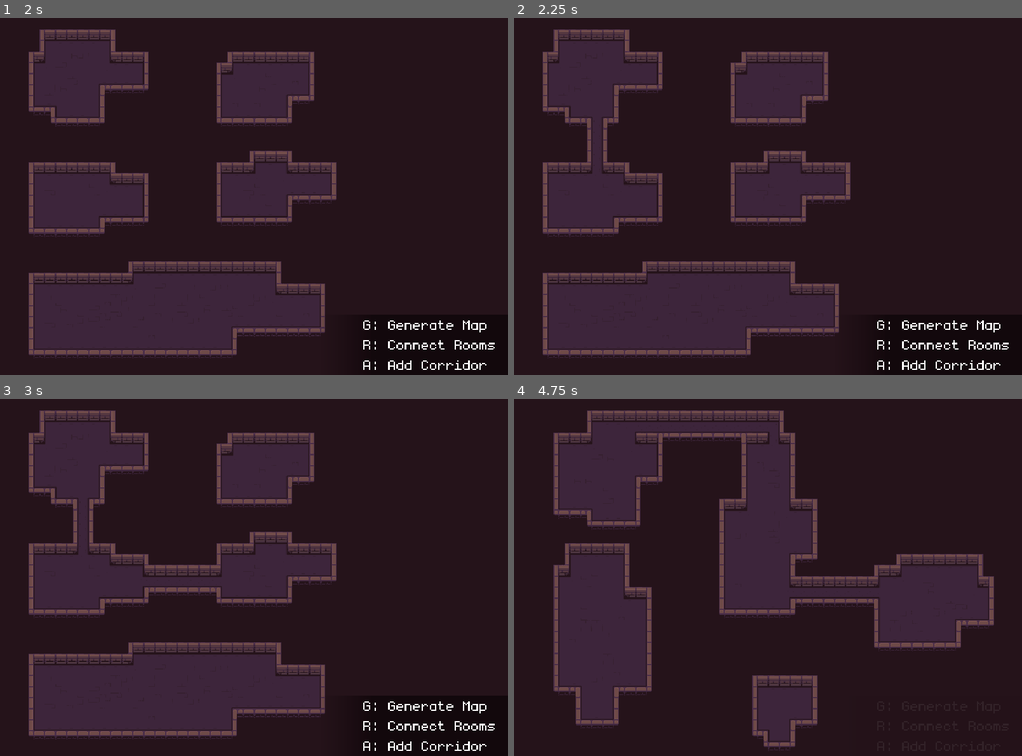
Above: before the commit, frames 1-4 (two rows, left to right).
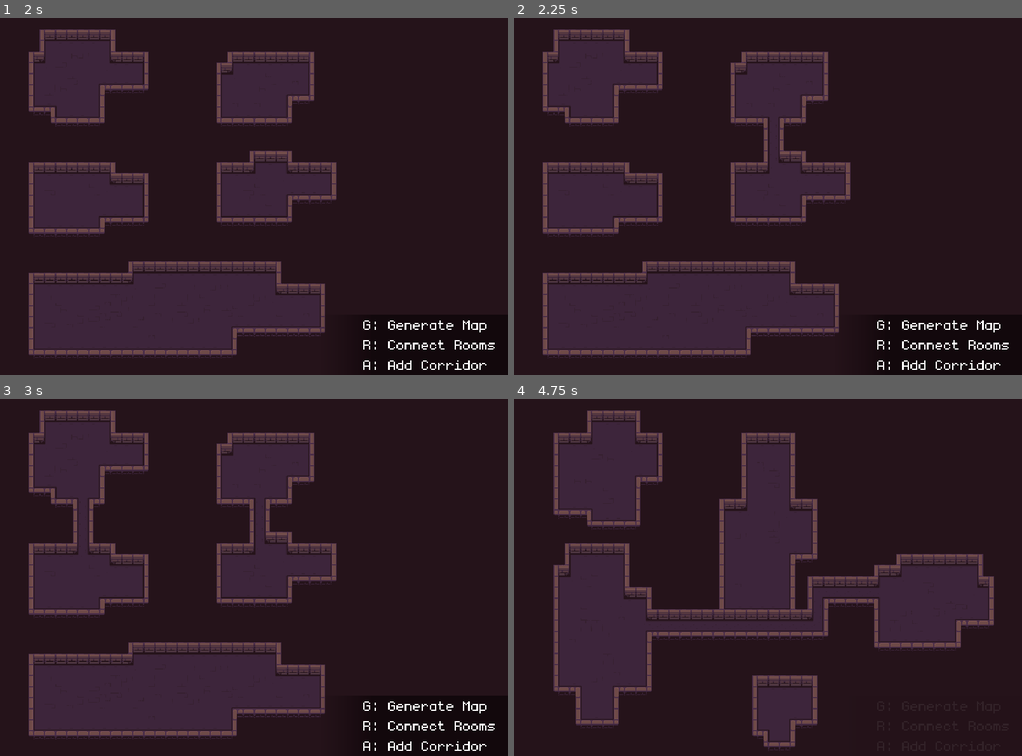
Above: after the commit, the same moments.

Repository: stefanhacks/roguemap_generator
Game: Godot game, scene res://scenes/tests/test_map_generator.tscn
Two runs of this game, one before a commit and one after it. Both use one fixed random seed, a clock stepped at 60 frames per second and the inputs below.
Inputs (mouse positions are in pixels of both pictures, inside the frame that each line leads up to):
- Up to frame 1 (2 s): tap Enter at 0.5 s; move the mouse to (365, 178) at 0.52 s; hold A (add) 0.53-1.28 s; tap G (generate) at 0.8, 1.35 s; tap Space at 1.25 s; move the mouse to (152, 214) at 1.27 s; click (152, 214) at 1.55 s
- Up to frame 2 (2.25 s): tap Enter at 2 s; move the mouse to (818, 117) at 2.02 s; hold A (add) from 2.03 s (still down); click (818, 117) at 2.1 s
- Up to frame 3 (3 s): tap Space at 2.75 s; move the mouse to (228, 648) at 2.77 s; release A (add) at 2.78 s; tap A (add) at 2.85 s
- Up to frame 4 (4.75 s): tap G (generate) at 3.05 s; tap Enter at 3.5 s; move the mouse to (920, 631) at 3.52 s; hold Down (decrease_height) 3.53-4.28 s; click (920, 631) at 3.8 s; move the mouse to (615, 523) at 4.27 s; tap Left (decrease_width) at 4.35 s; tap A (add) at 4.55 s

Frame 1 is identical in both runs. In frame 2, 0.8% of the frame differs, in the area x 13-55%, y 27-44%; in frame 3, 1.3%; in frame 4, 4.3%, in the area x 23-63%, y 3-68%.
Error before the commit: Invalid access of index '0' on a base object of type: 'Array[Node]'. (res://scenes/components/map_generator.gd:77)

Commit message:
Added double tap and bugfix.

Diff:
--- a/project.godot
+++ b/project.godot
@@ -73,6 +73,11 @@
 "events": [Object(InputEventKey,"resource_local_to_scene":false,"resource_name":"","device":-1,"window_id":0,"alt_press …(191 unchanged characters)…
 ]
 }
+click={
+"deadzone": 0.5,
+"events": [Object(InputEventMouseButton,"resource_local_to_scene":false,"resource_name":"","device":-1,"window_id":0,"alt_pressed":false,"shift_pressed":false,"ctrl_pressed":false,"meta_pressed":false,"button_mask":1,"position":Vector2(133, 18),"global_position":Vector2(142, 64),"factor":1.0,"button_index":1,"canceled":false,"pressed":true,"double_click":false,"script":null)
+]
+}
 
 [layer_names]
 
--- a/scenes/components/map_generator.gd
+++ b/scenes/components/map_generator.gd
@@ -73,8 +73,9 @@
 
 func add_random_road() -> void:
 	var rooms = room_nodes.get_children()
-	rooms.shuffle()
-	path_generator.make_path(rooms[0].room, rooms[1].room)
+	if rooms.size() > 0:
+		rooms.shuffle()
+		path_generator.make_path(rooms[0].room, rooms[1].room)
 
 
 func _make_background(dimensions: Vector2i) -> void:
--- a/scenes/tests/test_map_generator.gd
+++ b/scenes/tests/test_map_generator.gd
@@ -1,4 +1,6 @@
 extends Node
+
+const DOUBLE_TAP_DELAY = 0.25
 
 @onready var map_generator: MapGenerator = $MapGenerator
 @onready var screen_size: Vector2i = get_viewport().get_visible_rect().size
@@ -6,14 +8,19 @@
 @onready var ui: CanvasLayer = $UI
 
 var tile_map_layer: TileMapLayer
+var double_tap_span = DOUBLE_TAP_DELAY
 
 
 func _ready() -> void:
 	tile_map_layer = map_generator.make_tile_map_layer()
 
 
+func _physics_process(delta: float) -> void:
+	double_tap_span = max(0, double_tap_span - delta)
+
+
 func _unhandled_input(event: InputEvent) -> void:
-	if event.is_action_pressed("generate"):
+	if event.is_action_pressed("generate") or _is_double_tap(event):
 		ui.fade_ui()
 		_generate_room()
 	elif event.is_action_pressed("make_road"):
@@ -22,6 +29,17 @@
 	elif event.is_action_pressed("add"):
 		if tile_map_layer != null:
 			_add_random_road()
+
+
+func _is_double_tap(event: InputEvent) -> bool:
+	if event.is_action_released("click"):
+		if double_tap_span > 0:
+			double_tap_span = 0
+			return true
+		else:
+			double_tap_span = DOUBLE_TAP_DELAY
+
+	return false
 
 
 func _generate_room() -> void:
